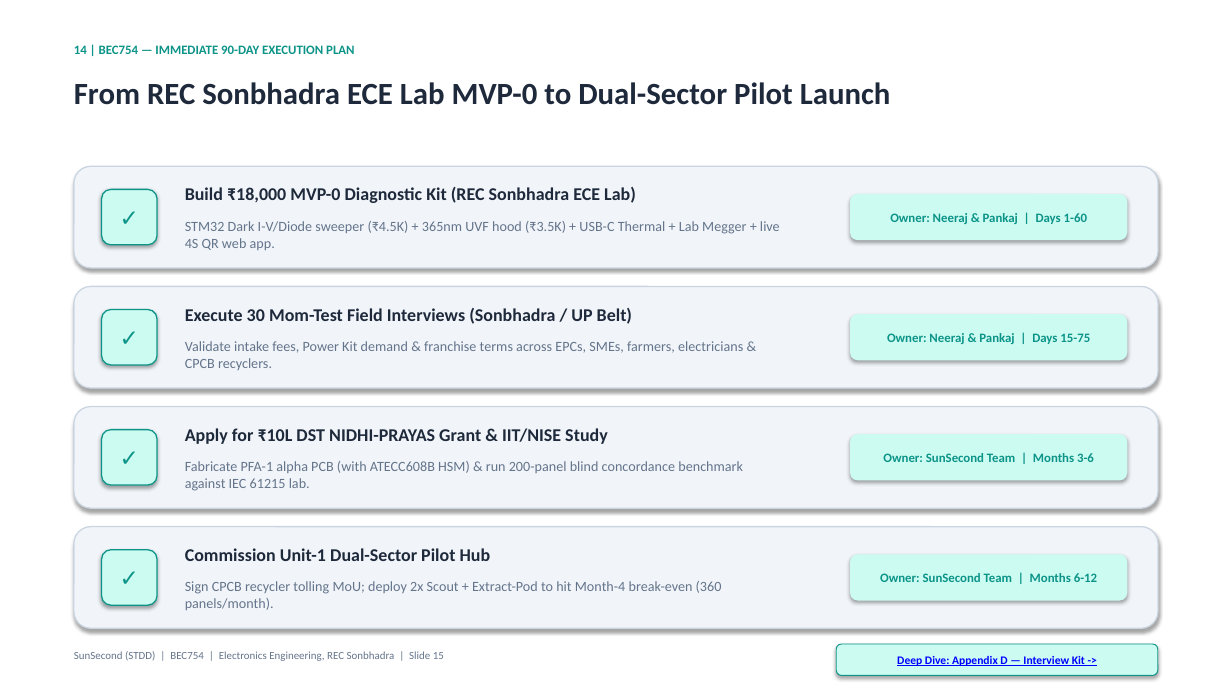
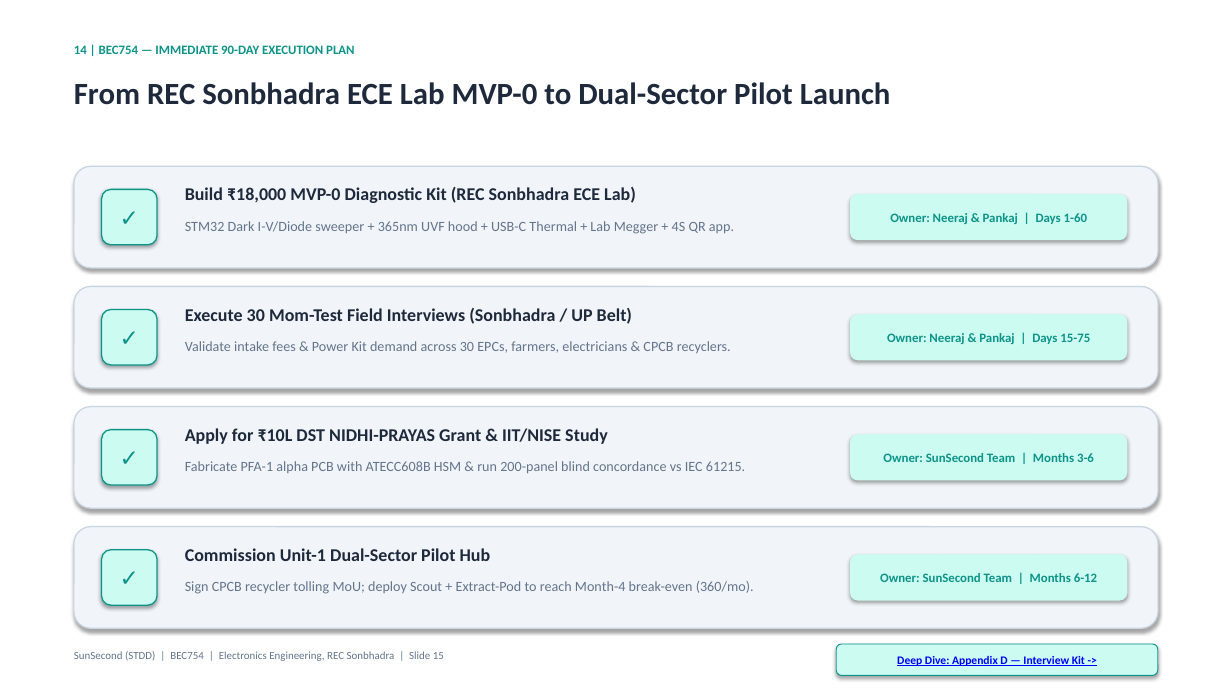
Before and after one commit to iamneerajverma001/SunSecond, a slide deck: slide 15 of SunSecond_STDD_Executive_Pitch_Deck.pptx. Drawn at 1232x693 pixels with LibreOffice and Linux fonts; fonts in the diff are those of the drawing. Boxes give left, top, right and bottom in pixels: in the first picture for what was removed or moved away, otherwise in the second. Text is boxed around its words. In the diff, an @@ line names an element or a change of style, - is before the commit and + after.

```diff
--- a/SunSecond_STDD_Executive_Pitch_Deck.pptx
+++ b/SunSecond_STDD_Executive_Pitch_Deck.pptx
@@ text at bbox=[185, 221, 734, 234]: text changed @@
-STM32 Dark I-V/Diode sweeper (₹4.5K) + 365nm UVF hood (₹3.5K) + USB-C Thermal + Lab Megger + live 4S QR web app.
+STM32 Dark I-V/Diode sweeper + 365nm UVF hood + USB-C Thermal + Lab Megger + 4S QR app.
@@ text at bbox=[185, 341, 731, 353]: text changed @@
-Validate intake fees, Power Kit demand & franchise terms across EPCs, SMEs, farmers, electricians & CPCB recyclers.
+Validate intake fees & Power Kit demand across 30 EPCs, farmers, electricians & CPCB recyclers.
@@ text at bbox=[185, 461, 745, 473]: text changed @@
-Fabricate PFA-1 alpha PCB (with ATECC608B HSM) & run 200-panel blind concordance benchmark against IEC 61215 lab.
+Fabricate PFA-1 alpha PCB with ATECC608B HSM & run 200-panel blind concordance vs IEC 61215.
@@ text at bbox=[185, 581, 754, 594]: text changed @@
-Sign CPCB recycler tolling MoU; deploy 2x Scout + Extract-Pod to hit Month-4 break-even (360 panels/month).
+Sign CPCB recycler tolling MoU; deploy Scout + Extract-Pod to reach Month-4 break-even (360/mo).
```
Also in this commit, not shown: 3 other slides changed.
